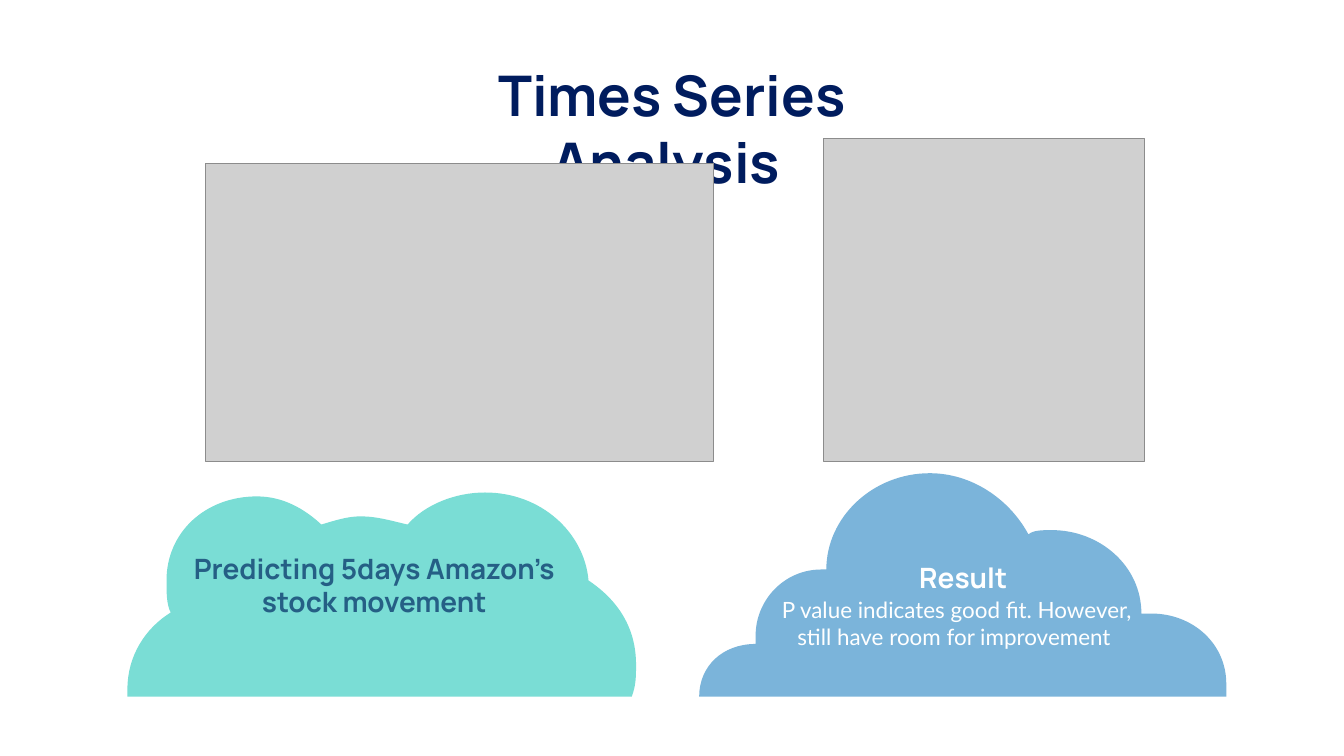
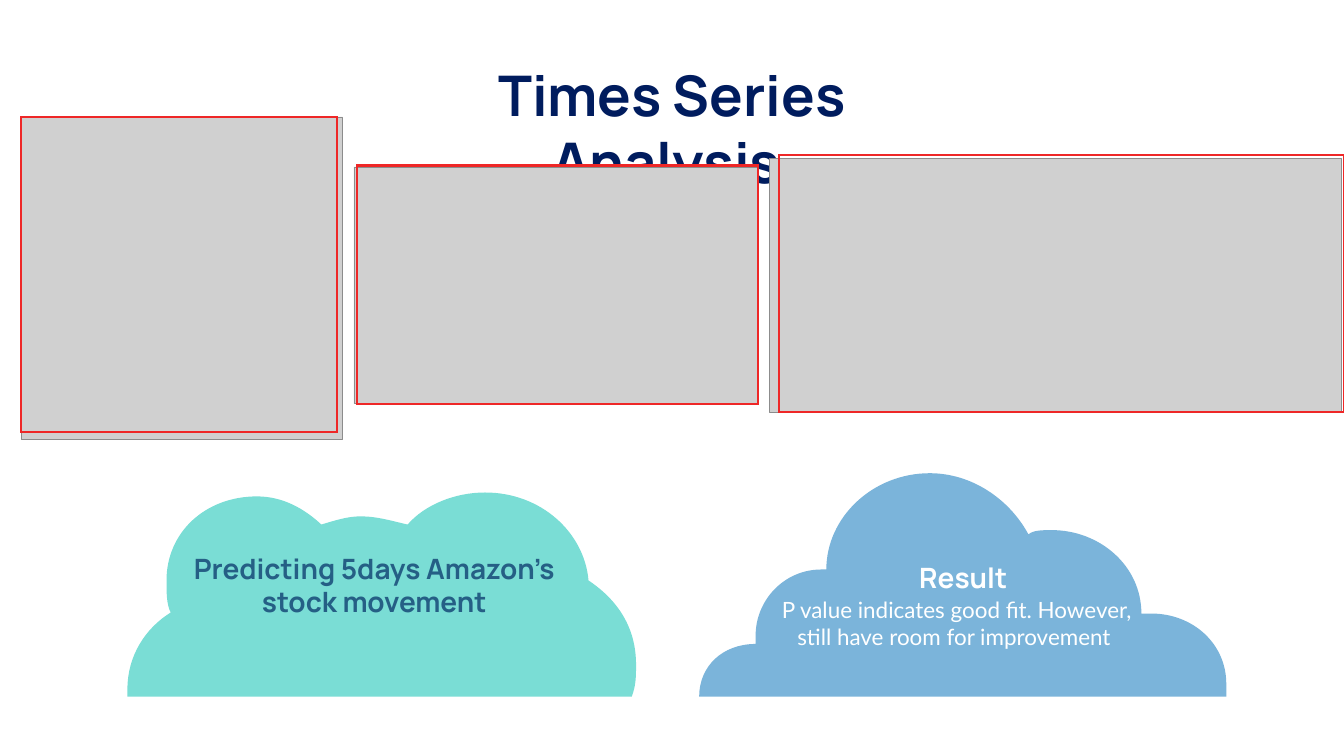
Before and after one commit to MishQ666/ProjectTwo-Alpha-Analysts, a slide deck: slide 5 of Presentation/Presentation Two - updated.pptx. Drawn at 1344x756 pixels with LibreOffice and Linux fonts; fonts in the diff are those of the drawing; grey boxes stand for pictures. Boxes give left, top, right and bottom in pixels: in the first picture for what was removed or moved away, otherwise in the second. Text is boxed around its words. In the diff, an @@ line names an element or a change of style, - is before the commit and + after.

Commit message:
PPT

```diff
--- a/Presentation/Presentation Two - updated.pptx
+++ b/Presentation/Presentation Two - updated.pptx
@@ picture: place and size @@
-picture at (823,139,1144,461)
+picture at (21,117,342,440)
@@ rectangle added at (21,117,337,432), outline #EE2727 3 pt @@
@@ picture: place and size @@
-picture at (205,163,713,461)
+picture at (354,167,758,404)
@@ rectangle added at (357,165,758,403), outline #EE2727 3 pt @@
@@ picture added at (769,158,1342,412) @@
@@ rectangle added at (779,155,1343,412), outline #EE2727 3 pt @@
```
